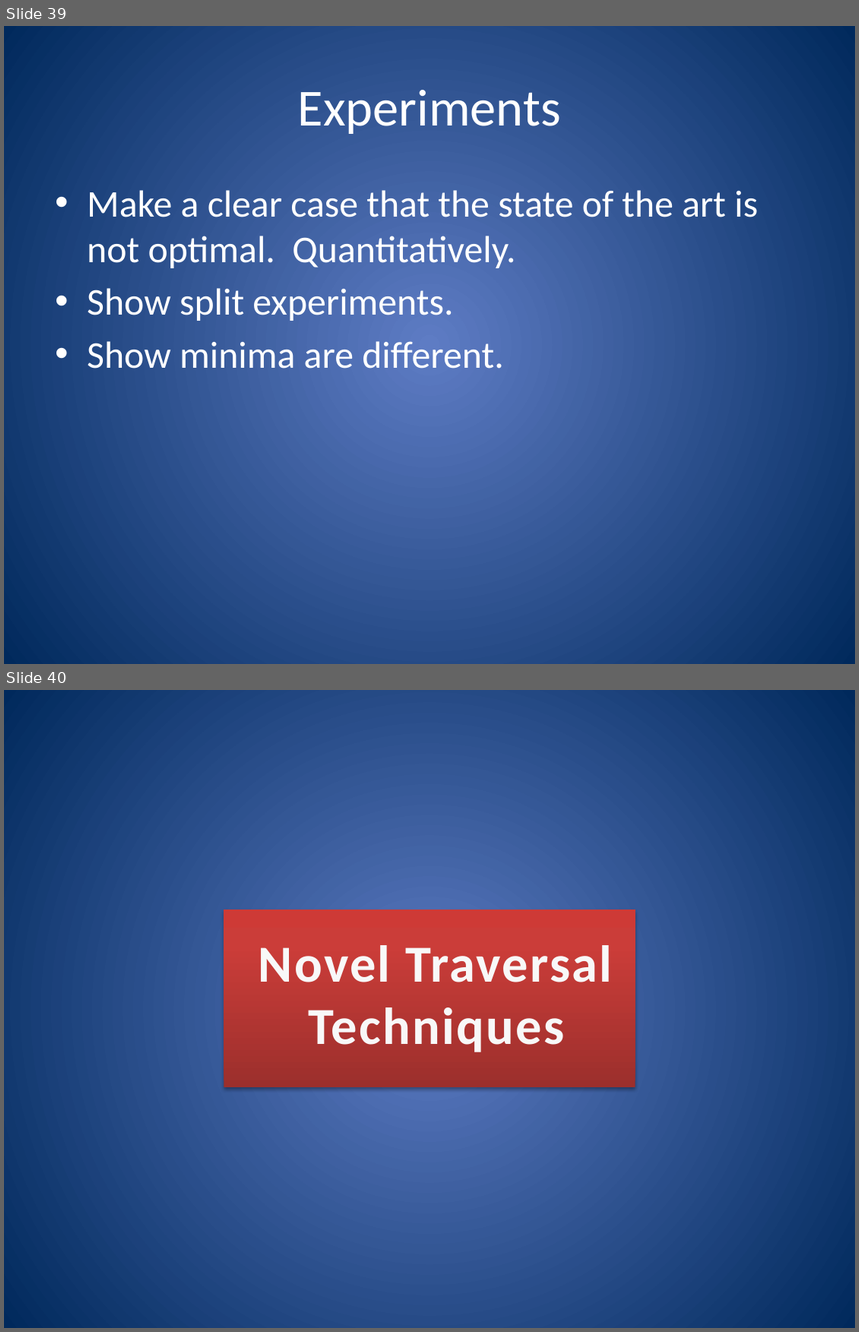
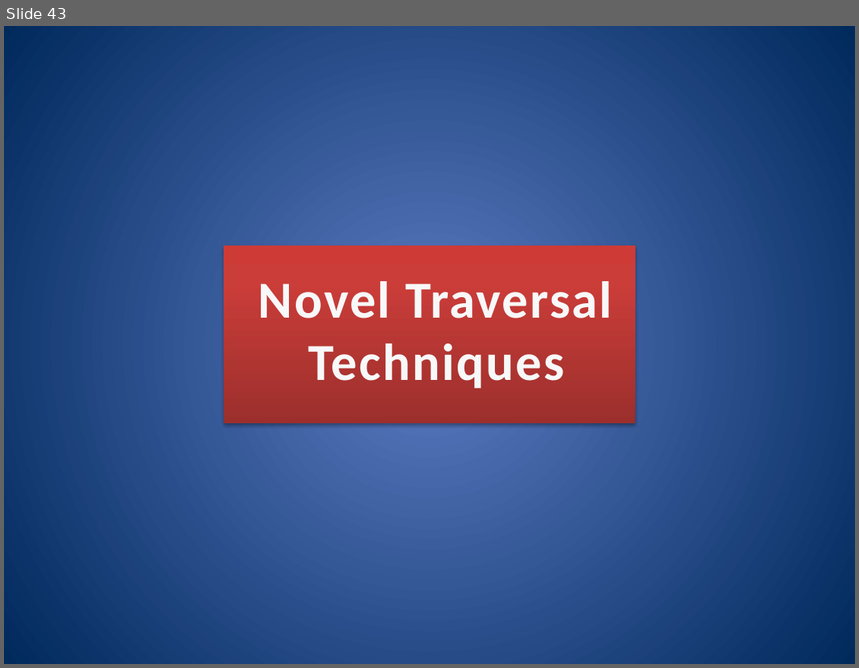
Before and after one commit to nfeltman/RayView, a slide deck: documentation/GroupMeetingPresentation.pptx. Shown one above the other, each under a label of ours: slides 39 and 40 before the commit, slide 43 after it. The pictures are 859x1332 and 859x668 pixels, drawn with LibreOffice and Linux fonts; fonts in the diff are those of the drawing. Boxes give left, top, right and bottom in pixels: in the first picture for what was removed or moved away, otherwise in the second. Text is boxed around its words. In the diff, an @@ line names an element or a change of style, - is before the commit and + after.

```diff
--- a/documentation/GroupMeetingPresentation.pptx
+++ b/documentation/GroupMeetingPresentation.pptx
@@ slide 39 removed at [4,26,855,664], background gradient #5E7CC5 to #00295C @@
@@ title removed at [298,90,561,134] @@
-Experiments
@@ text removed at [87,190,758,369] @@
-• Make a clear case that the state of the art is not optimal. Quantitatively.
-• Show split experiments.
-• Show minima are different.
@@ what was slide 40 is now slide 43 @@
```
Also in this commit, not shown: 11 slides changed, 7 slides added, 2 other slides removed.
